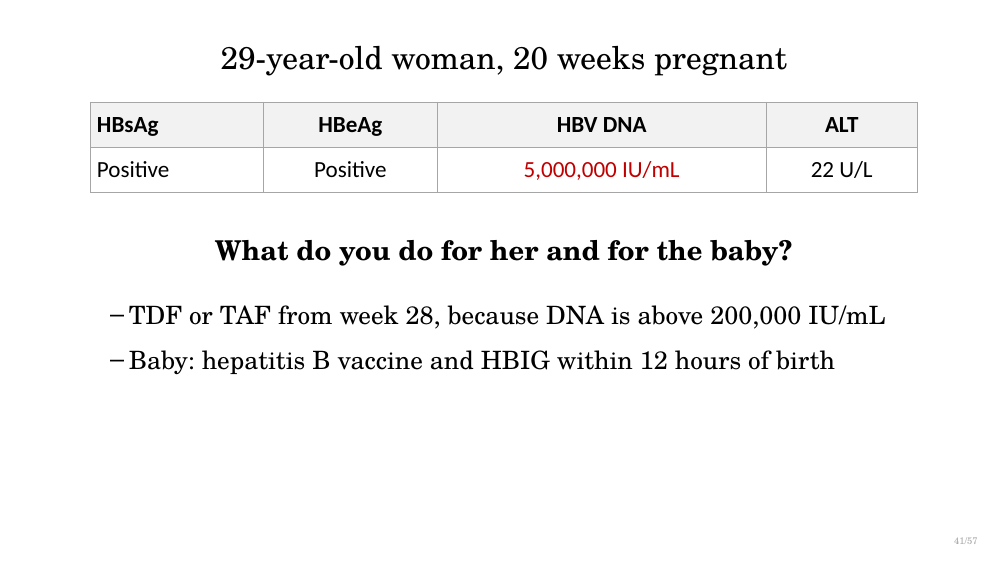
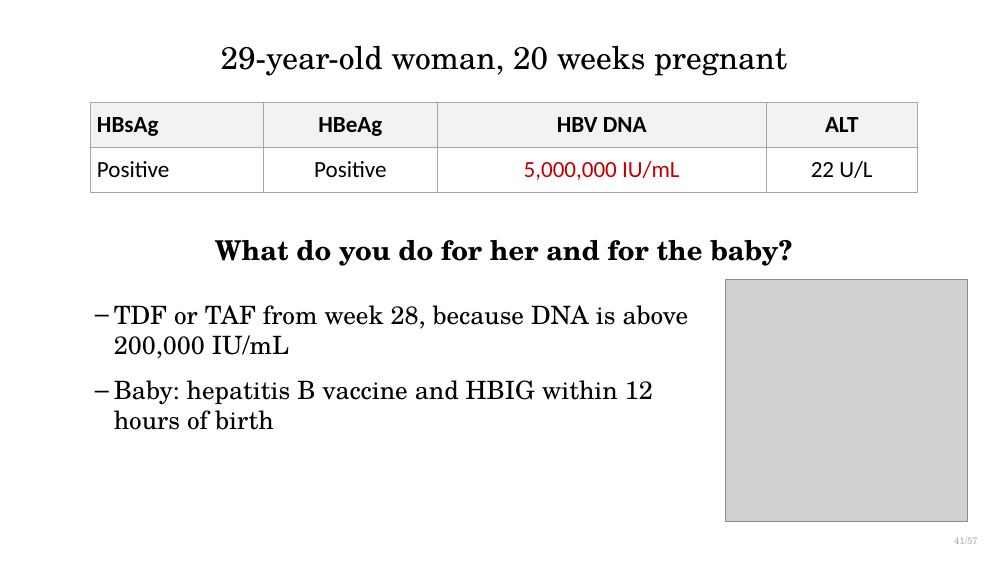
Before and after one commit to qaddodi/mohammad-almeqdadi-lectures, a slide deck: slide 62 of lectures/chronic-hepatitis-b/Chronic Hepatitis B.pptx. Drawn at 1008x567 pixels with LibreOffice and Linux fonts; fonts in the diff are those of the drawing; grey boxes stand for pictures. Boxes give left, top, right and bottom in pixels: in the first picture for what was removed or moved away, otherwise in the second. Text is boxed around its words. In the diff, an @@ line names an element or a change of style, - is before the commit and + after.

```diff
--- a/lectures/chronic-hepatitis-b/Chronic Hepatitis B.pptx
+++ b/lectures/chronic-hepatitis-b/Chronic Hepatitis B.pptx
@@ text "TDF or TAF from week ..." rewrapped from [129, 305, 885, 375] to [114, 305, 689, 430] @@
@@ picture added at [726, 280, 968, 522] @@
```
Also in this commit, not shown: 4 other slides changed, 10 other files.
